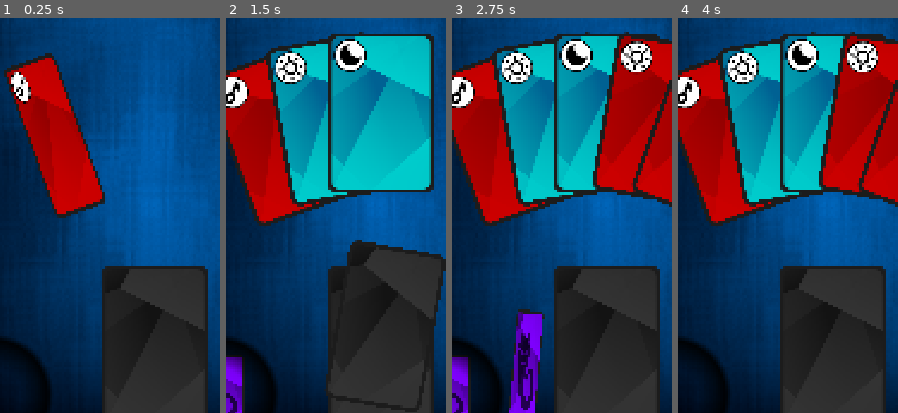
Above: before the commit, frames 1-4 (left to right).
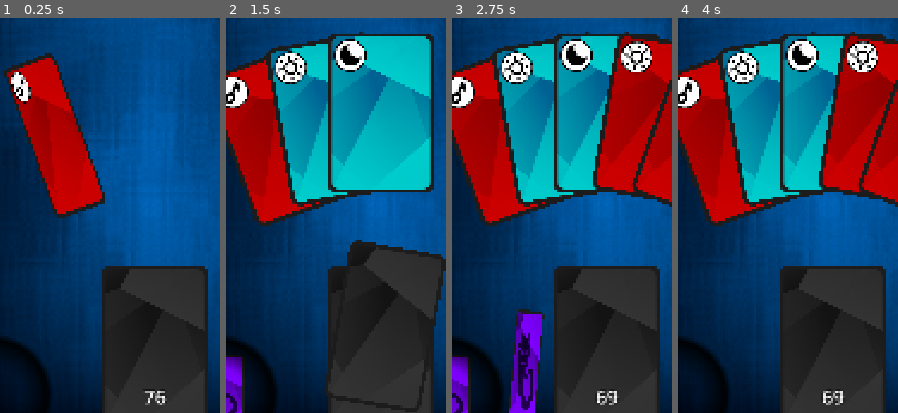
Above: after the commit, the same moments.

Repository: marcopar/Onirica
Game: Godot game, scene res://scenes/main/main.tscn
The game is run twice, just before and just after one commit, with the same random seed, the same clock (stepped at 60 frames per second) and the same inputs.
Inputs (mouse positions are % of the whole screen's width and height, from its top left):
- Up to frame 1 (0.25 s): no input
- Up to frame 2 (1.5 s): tap Enter at 0.5 s; drag from (50, 87) to (50, 28) at 0.52 s; drag from (50, 28) to (50, 87) at 1.27 s
- Up to frame 3 (2.75 s): move the mouse to (13, 93) at 2.02 s; click (13, 93) at 2.17 s
- Up to frame 4 (4 s): drag from (31, 90) to (50, 28) at 2.77 s; drag from (53, 85) to (87, 93) at 3.52 s
The pictures show only the part of the screen within x 15-65%, y 45-95%; the shares and areas given below are measured in that part.

The runs differ from the first frame. In frame 1, 0.2% of the frame differs, in the area x 65-76%, y 93-98%; in frame 2, nothing differs; in frame 3, 0.2%; in frame 4, 0.2%.

Commit message:
implement counter

Diff:
--- a/project/manager/signal_manager.gd
+++ b/project/manager/signal_manager.gd
@@ -2,6 +2,8 @@
 
 @warning_ignore("unused_signal")
 signal new_game
+@warning_ignore("unused_signal")
+signal deck_updated
 @warning_ignore("unused_signal")
 signal card_added_to_labyrinth(card: Card)
 @warning_ignore("unused_signal")
--- a/project/model/deck_model.gd
+++ b/project/model/deck_model.gd
@@ -28,7 +28,8 @@
 	return deck.size()
 
 func get_next_card() -> CardModel:
-	return deck.pop_front()
+	var card_model = deck.pop_front()
+	return card_model
 
 func add_card_front(card: CardModel):
 	deck.push_front(card)
--- /dev/null
+++ b/project/scenes/deck_counter/deck_counter.gd
@@ -0,0 +1,15 @@
+extends Node2D
+
+class_name DeckCounter
+
+@onready var label: Label = $Label
+
+func _ready() -> void:
+	SignalManager.new_game.connect(new_game)
+	SignalManager.deck_updated.connect(deck_updated)
+
+func new_game() -> void:
+	label.text = "%02d" % GameManager.deck_model.get_number_of_cards()
+
+func deck_updated() -> void:
+	label.text = "%02d" % GameManager.deck_model.get_number_of_cards()
--- /dev/null
+++ b/project/scenes/deck_counter/deck_counter.tscn
@@ -0,0 +1,22 @@
+[gd_scene load_steps=3 format=3 uid="uid://dpnumcx06ayqk"]
+
+[ext_resource type="Script" uid="uid://dffiof7npgcb1" path="res://scenes/deck_counter/deck_counter.gd" id="1_c1qxh"]
+
+[sub_resource type="LabelSettings" id="LabelSettings_t361b"]
+font_size = 48
+outline_size = 12
+outline_color = Color(0.080783345, 0.080783345, 0.080783345, 1)
+
+[node name="DeckCounter" type="Node2D"]
+script = ExtResource("1_c1qxh")
+
+[node name="Label" type="Label" parent="."]
+anchors_preset = 15
+anchor_right = 1.0
+anchor_bottom = 1.0
+grow_horizontal = 2
+grow_vertical = 2
+text = "  "
+label_settings = SubResource("LabelSettings_t361b")
+horizontal_alignment = 1
+vertical_alignment = 1
--- a/project/scenes/main/main.gd
+++ b/project/scenes/main/main.gd
@@ -98,6 +98,7 @@
 		var card: Card = await draw_card(nightmares_enabled, doors_enabled)
 		if card == null:
 			break
+		SignalManager.deck_updated.emit()
 		if nightmares_enabled and card.card_model.type == CardManager.CARD_TYPE.NIGHTMARE:
 			await animate_nightmare(card)
 			nightmare_panel.set_panel_enabled(true)
@@ -232,7 +233,7 @@
 	#in this order for animation purposes
 	for i in [4, 3, 2, 1, 0]:
 		#remove the first 5 cards from the deck
-		GameManager.deck_model.deck.pop_front()
+		GameManager.deck_model.get_next_card()
 		#model in the i position as ordered in the panel
 		var card_model: CardModel = card_models[i]
 		#let the placholder card disappear before animation
@@ -259,7 +260,7 @@
 	#add them back in the selected order in the panel
 	card_models.reverse()
 	for card_model in card_models:
-		GameManager.deck_model.deck.push_front(card_model)
+		GameManager.deck_model.add_card_front(card_model)
 
 	prophecy_panel.set_panel_enabled(false)
 	prophecy_panel.reset()
--- a/project/scenes/main/main.tscn
+++ b/project/scenes/main/main.tscn
@@ -10,6 +10,7 @@
 [ext_resource type="PackedScene" uid="uid://dtcl11a05xwoe" path="res://scenes/nightmare_panel/nightmare_panel.tscn" id="8_7jqxr"]
 [ext_resource type="PackedScene" uid="uid://cymsolbakuem" path="res://scenes/open_door_panel/open_door_panel.tscn" id="9_b1x3f"]
 [ext_resource type="PackedScene" uid="uid://b2ya0la80ijxu" path="res://scenes/prophecy_panel/prophecy_panel.tscn" id="10_a8run"]
+[ext_resource type="PackedScene" uid="uid://dpnumcx06ayqk" path="res://scenes/deck_counter/deck_counter.tscn" id="11_ouso4"]
 
 [node name="Main" type="Node2D"]
 script = ExtResource("1_xny0v")
@@ -79,5 +80,9 @@
 z_index = 199
 position = Vector2(-3, 1179)
 
+[node name="DeckCounter" parent="." instance=ExtResource("11_ouso4")]
+z_index = 100
+position = Vector2(540, 1772)
+
 [connection signal="area_entered" from="Deck" to="Deck" method="_on_area_entered"]
 [connection signal="area_exited" from="Deck" to="Deck" method="_on_area_exited"]
Not shown, added: project/scenes/deck_counter/deck_counter.gd.uid
Not shown: 1 places in project/scenes/main/main.tscn that only renumber resources
